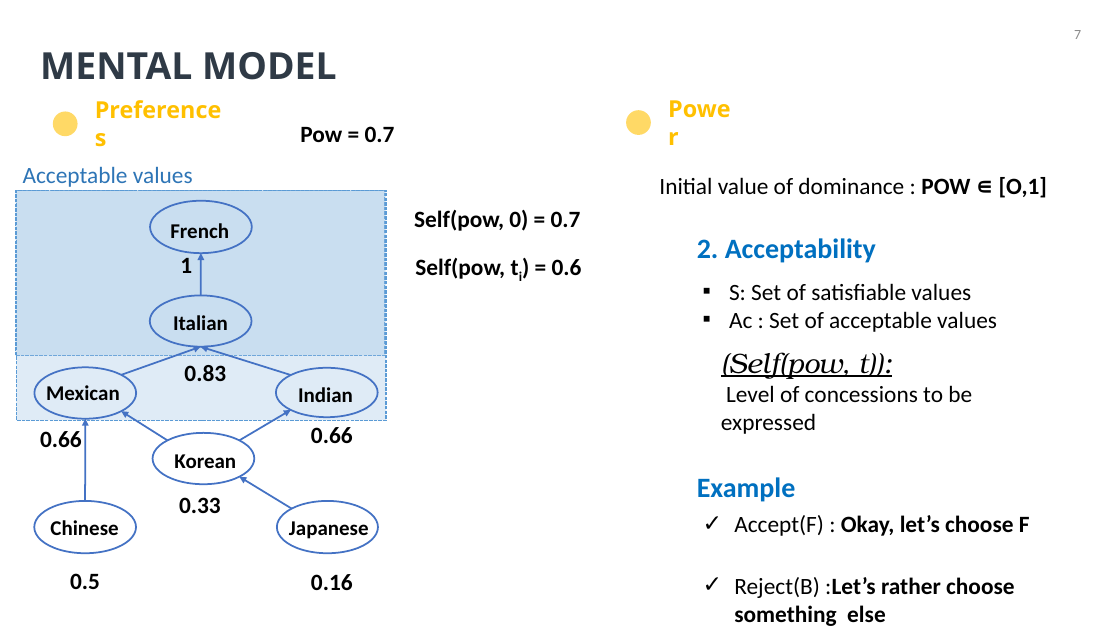
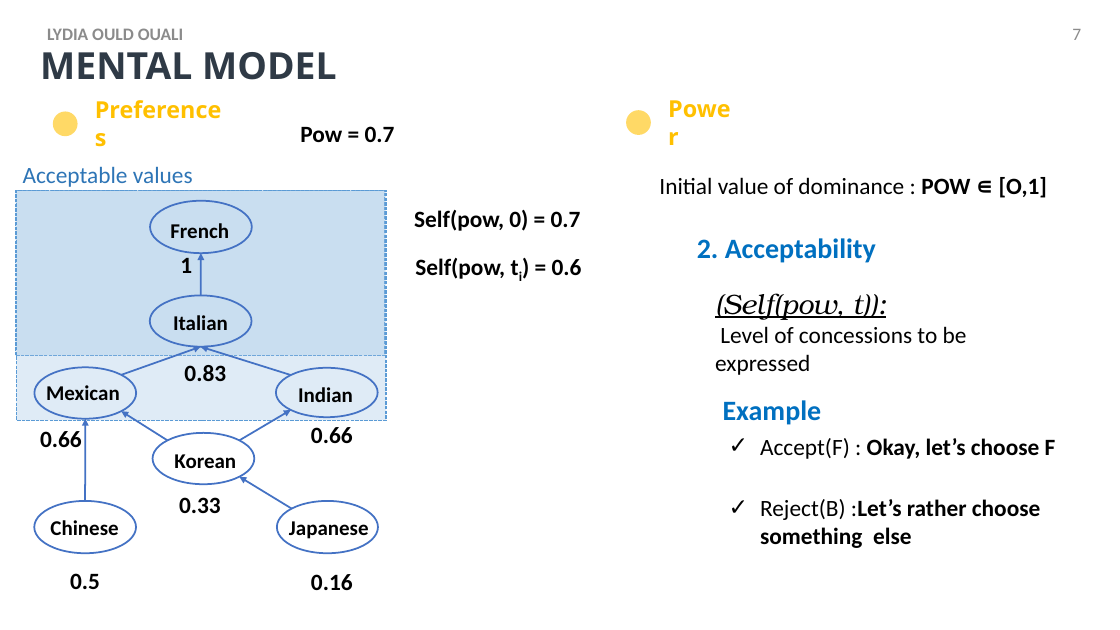
Before and after one commit to Olydia/Discolog, a slide deck: slide 10 of papers/Presentations/intellisys/intellysis.pptx. Drawn at 1120x630 pixels with LibreOffice and Linux fonts; fonts in the diff are those of the drawing. Boxes give left, top, right and bottom in pixels: in the first picture for what was removed or moved away, otherwise in the second. Text is boxed around its words. In the diff, an @@ line names an element or a change of style, - is before the commit and + after.

```diff
--- a/papers/Presentations/intellisys/intellysis.pptx
+++ b/papers/Presentations/intellisys/intellysis.pptx
@@ text added at (x1=47, y1=28, x2=183, y2=40), 15 pt, text #8C8C8C, bold @@
+LYDIA OULD OUALI
@@ text "7" at (x1=1072, y1=29, x2=1081, y2=40): size 12 to 15 pt @@
@@ text "(Self(pow, t)):" moved from (x1=721, y1=352, x2=972, y2=434) to (x1=715, y1=293, x2=967, y2=375) @@
@@ text removed at (x1=729, y1=283, x2=997, y2=332) @@
-▪ S: Set of satisfiable values
-▪ Ac : Set of acceptable values
@@ text "Example" moved from (x1=697, y1=477, x2=796, y2=502) to (x1=723, y1=400, x2=822, y2=425) @@
@@ text "Accept(F) : Okay, let’s choose ..." moved from (x1=734, y1=515, x2=1030, y2=626) to (x1=760, y1=438, x2=1056, y2=548) @@
```
Also in this commit, not shown: 19 other slides changed, 2 other files.
